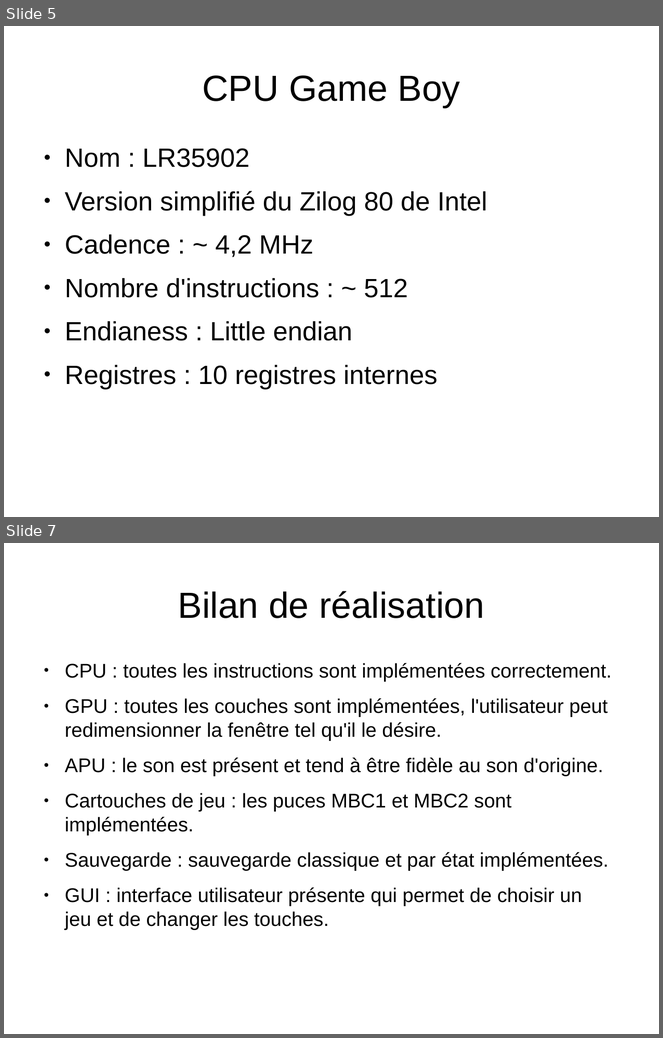
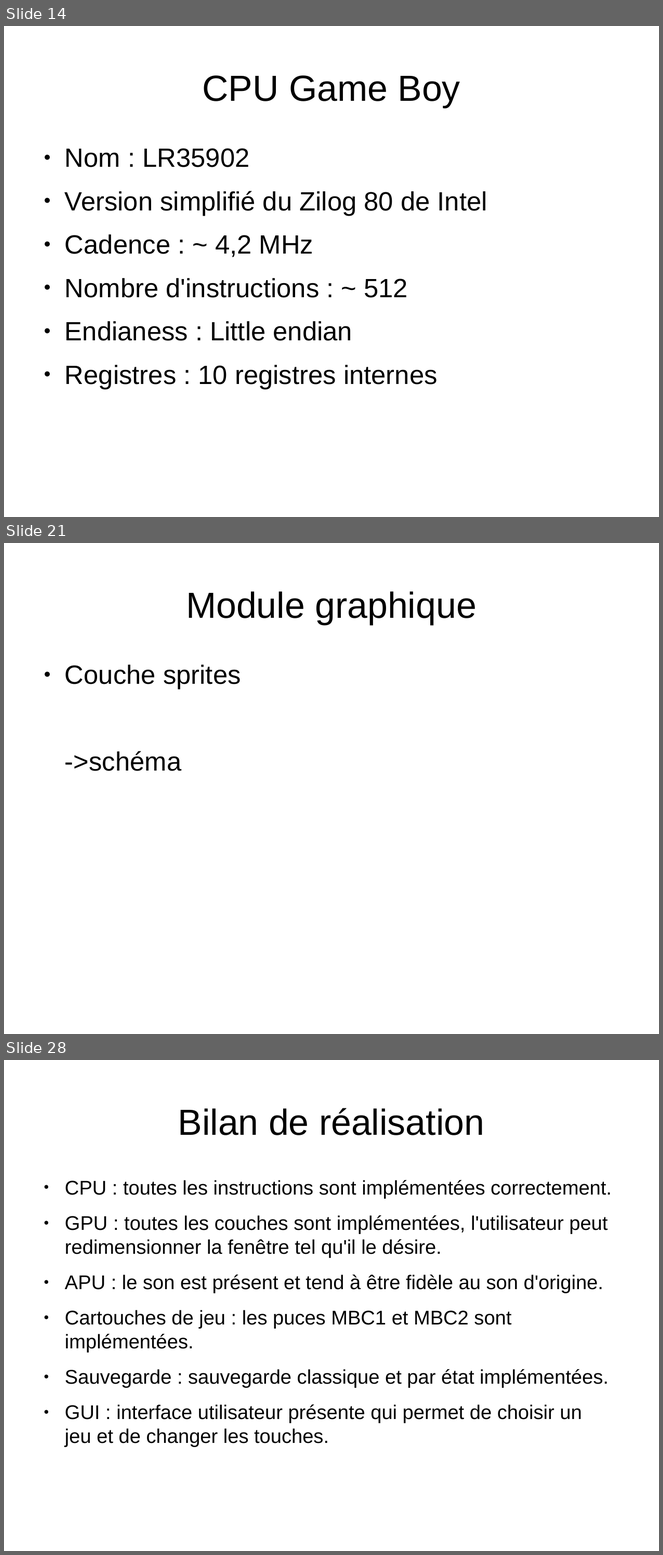
Before and after one commit to joakim-d/GroBoy, a slide deck: documents_TER/soutenance.odp. Shown one above the other, each under a label of ours: slides 5 and 7 before the commit, slides 14, 21 and 28 after it; the slides between them are not shown. The pictures are 663x1038 and 663x1555 pixels, drawn with LibreOffice and Linux fonts; fonts in the diff are those of the drawing. Boxes give left, top, right and bottom in pixels: in the first picture for what was removed or moved away, otherwise in the second. Text is boxed around its words. In the diff, an @@ line names an element or a change of style, - is before the commit and + after.

```diff
--- a/documents_TER/soutenance.odp
+++ b/documents_TER/soutenance.odp
@@ slide 21 added at [4,543,659,1034], background #FFFFFF @@
@@ title added at [186,591,477,625], 44 pt, text #000000 @@
+Module graphique
@@ text added at [65,665,241,771], 32 pt, text #000000 @@
+● Couche sprites
+->schéma
@@ what was slide 5 is now slide 14 @@
@@ what was slide 7 is now slide 28 @@
```
Also in this commit, not shown: 2 slides changed, 23 other slides added.
